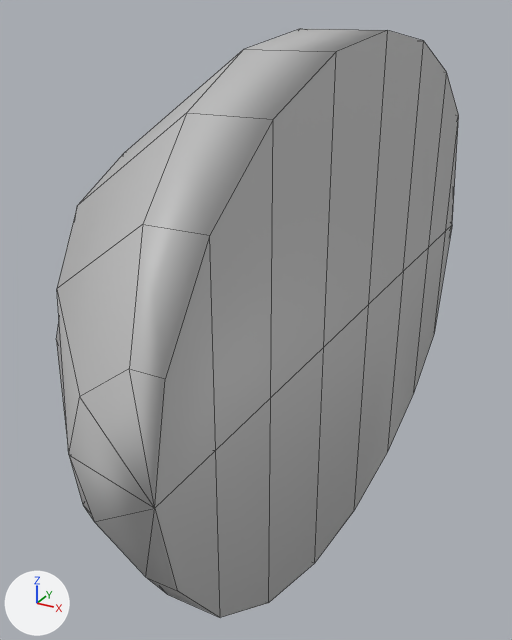
Two versions of the FBX model Assets/Meshes/Ingredients/Ingredient_Chicken_Half.fbx, one commit apart.
Both versions are drawn from a camera (50 mm lens) standing at (0.2237, -0.4085, 0.1729) and looking at (0.0045, -0.0099, -0.0264). The axes (+X, +Y, +Z) are drawn at lower left. The lights are the same throughout. Mesh edges are drawn as thin lines. Where no turn or scale is listed for an object, it has been applied to the vertices.

The first picture shows 'Chicken_Half'.
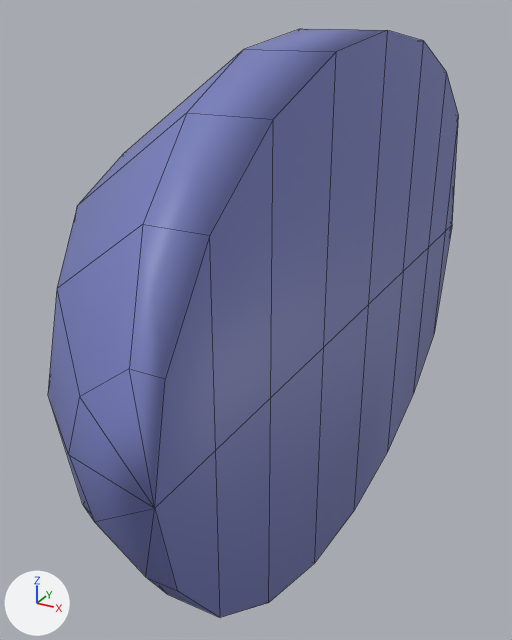
The newer file is also rescaled (x0.812), turned or shifted as a whole; pictures and numbers use the older file's frame.

Where the change shows, as pixel boxes [x1, y1, x2, y2] in the pictures (512 x 640 px; the box of a moved part takes in the faces that stretch with it):
'Chicken_Half', reshaped
    before: [56, 29, 459, 618]
    after: [48, 29, 459, 618]
part 1 of me_mesh, moved or reshaped
    before: [56, 291, 94, 521]
    after: [48, 291, 94, 521]
part 2 of me_mesh, recoloured (grey to blue)
    both: [57, 29, 459, 618]

The edits, one by one:
Material 'Food_02' (mat_food_02) is new.
Its base color is (0.176, 0.201, 0.5) (blue #747cbc).
me_mesh is used by ob_chicken_half; location (0.0, 0.0008, 0.0).
Verts and faces of me_mesh; kept vertices keep their numbers, new ones are numbered from 73.
Before the commit, vertices of me_mesh: 18 (-0.053, -0.143, 0.0) at pixel (56, 339), 19 (-0.026, -0.143, -0.081), 21 (0.033, -0.226, 0.0) at pixel (68, 454), 22 (0.004, -0.194, -0.059) at pixel (82, 504), 24 (0.043, -0.226, -0.031) at pixel (94, 521).
Before the commit, vertices of me_mesh: 27 (0.085, -0.237, 0.0) at pixel (154, 508), 44 (0.085, -0.143, 0.0) at pixel (270, 397), 45 (0.085, -0.193, 0.0) at pixel (215, 450), 58 (-0.026, -0.143, 0.081) at pixel (77, 205), 60 (0.004, -0.194, 0.059) at pixel (56, 288).
Before the commit, vertices of me_mesh: 62 (0.043, -0.226, 0.031) at pixel (79, 396).
me_mesh had 73 vertices, 85 faces and spanned x -0.085..0.085, y -0.237..0.237, z -0.162..0.162.
me_mesh now has 74 vertices, 83 faces and spans x -0.085..0.085, y -0.237..0.237, z -0.162..0.162.
Part 1, on me_mesh:
Faces deleted: (18, 19, 22, 21), (21, 22, 24), (18, 21, 45, 44), (21, 27, 45), (18, 21, 60, 58), (21, 62, 60).
New vertex 73 is at (-0.012, -0.192, 0.0), pixel (47, 394).
New faces: (18, 19, 22, 73), (18, 73, 60, 58), (21, 73, 22, 24), (21, 62, 60, 73).
me_mesh part 2: 79 faces spanning x -0.085..0.085, y -0.237..0.237, z -0.162..0.162 switch from mat_lambert1 (grey #bcbcbc) to mat_food_02 (blue #757cbc).
